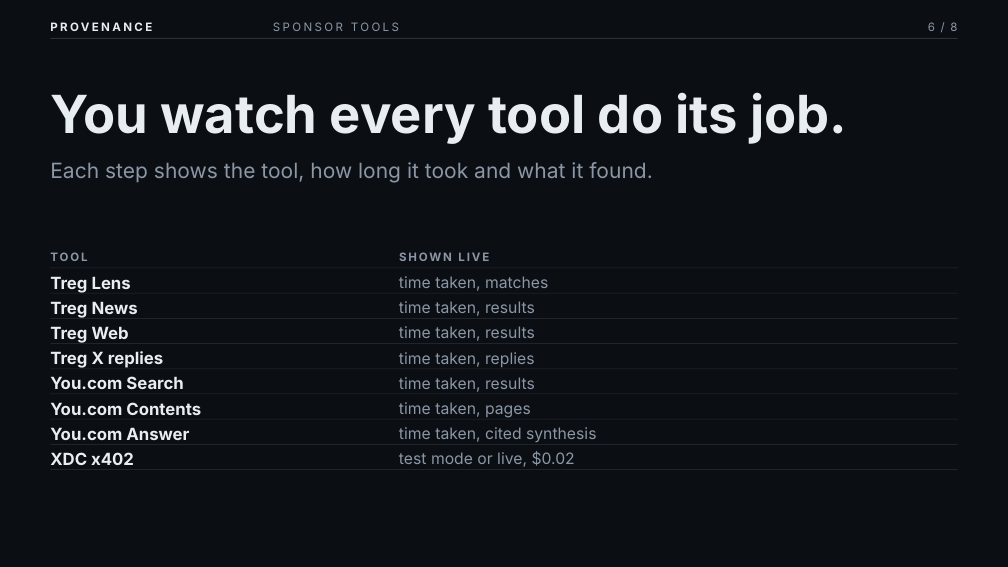
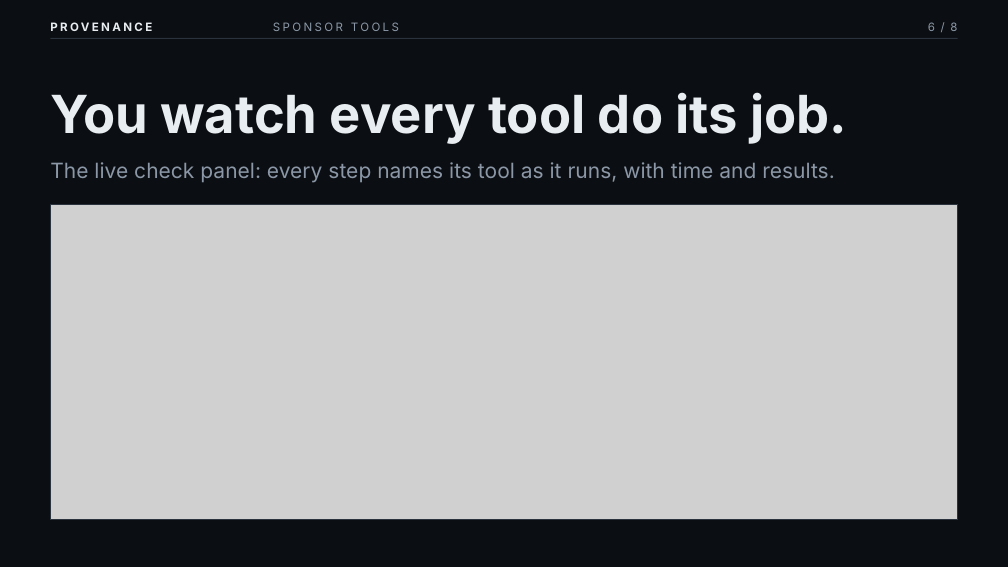
Before and after one commit to michaelnjoku347/Provenance, a slide deck: slide 6 of docs/pitch/Provenance-pitch.pptx. Drawn at 1008x567 pixels with LibreOffice and Linux fonts; fonts in the diff are those of the drawing; grey boxes stand for pictures. Boxes give left, top, right and bottom in pixels: in the first picture for what was removed or moved away, otherwise in the second. Text is boxed around its words. In the diff, an @@ line names an element or a change of style, - is before the commit and + after.

Commit message:
Use real images for the examples and a live check screenshot in the deck.

```diff
--- a/docs/pitch/Provenance-pitch.pptx
+++ b/docs/pitch/Provenance-pitch.pptx
@@ text at (50, 162, 835, 183): text changed @@
-Each step shows the tool, how long it took and what it found.
+The live check panel: every step names its tool as it runs, with time and results.
@@ rectangle: place and size @@
-rectangle at (51, 369, 958, 370)
+rectangle at (51, 205, 958, 520)
@@ rectangle at (51, 205, 958, 520): fill #2A323D to none; outline none to #2A323D 0.75 pt @@
@@ picture added at (51, 205, 958, 520) @@
@@ text removed at (50, 252, 87, 261) @@
-TOOL
@@ rectangle removed at (51, 268, 958, 268) @@
@@ text removed at (399, 252, 489, 261) @@
-SHOWN LIVE
@@ text removed at (50, 276, 131, 293) @@
-Treg Lens
@@ rectangle removed at (51, 293, 958, 294) @@
@@ text removed at (399, 276, 548, 291) @@
-time taken, matches
@@ text removed at (50, 301, 138, 318) @@
-Treg News
@@ text removed at (50, 326, 129, 343) @@
-Treg Web
@@ rectangle removed at (51, 318, 958, 319) @@
@@ text removed at (399, 301, 535, 316) @@
-time taken, results
@@ text removed at (399, 326, 535, 341) @@
-time taken, results
@@ text removed at (50, 351, 163, 368) @@
-Treg X replies
@@ rectangle removed at (51, 343, 958, 344) @@
@@ text removed at (399, 352, 535, 367) @@
-time taken, replies
@@ text removed at (50, 376, 183, 389) @@
-You.com Search
@@ text removed at (399, 377, 535, 392) @@
-time taken, results
@@ text removed at (50, 402, 201, 415) @@
-You.com Contents
@@ rectangle removed at (51, 394, 958, 395) @@
@@ rectangle removed at (51, 419, 958, 420) @@
@@ text removed at (399, 402, 531, 418) @@
-time taken, pages
@@ text removed at (50, 427, 189, 440) @@
-You.com Answer
@@ rectangle removed at (51, 445, 958, 445) @@
@@ text removed at (399, 427, 596, 442) @@
-time taken, cited synthesis
@@ text removed at (50, 452, 134, 465) @@
-XDC x402
@@ rectangle removed at (51, 470, 958, 470) @@
@@ text removed at (399, 451, 575, 467) @@
-test mode or live, $0.02
```
Also in this commit, not shown: 1 other slide changed, 7 other files.
